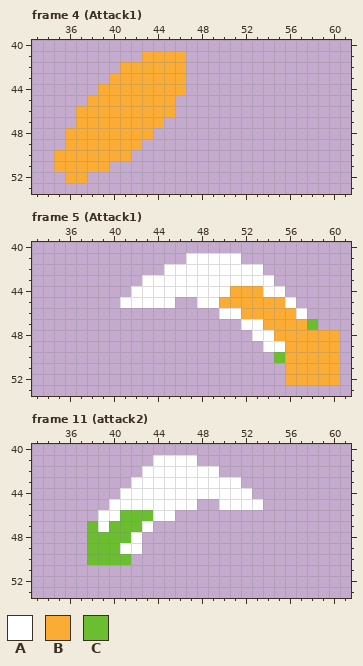
Pixel-art file -- Assets/Graphics/FireSpirit/FireSpritAssets.aseprite. That is the earlier state.
32x32 pixels, 13 frames. Shown: frame 4 (Attack1): x 33..61, y 40..53; frame 5 (Attack1): x 33..61, y 40..53; frame 11 (attack2): x 33..61, y 40..53. The old version is drawn lined up with the new one, on the new canvas. The commit also changed other frames, which this record leaves out.
Visible layers, top first: "fire", "sketch", "actionLayer".
Palette (. is transparent): A #ffffff  B #faac35  C #6abe30
Pixels before, frame 4 (Attack1), first column x 35:
41 ........BBBB
42 ......BBBBBB
43 .....BBBBBBB
44 ....BBBBBBBB
45 ...BBBBBBBB.
46 ..BBBBBBBBB.
47 ..BBBBBBBB..
48 .BBBBBBBB...
49 .BBBBBBB....
50 BBBBBBB.....
51 BBBBB.......
52 .BB.........
Pixels before, frame 5 (Attack1), first column x 41:
41 ......AAAAA.........
42 ....AAAAAAAAA.......
43 ..AAAAAAAAAAAA......
44 .AAAAAAAAABBBAA.....
45 AAAAA..AABBBBBBA....
46 .........AABBBBBA...
47 ...........AABBBBC..
48 ............AABBBBBB
49 .............AABBBBB
50 ..............CBBBBB
51 ...............BBBBB
52 ...............BBBBB
Pixels before, frame 11 (attack2), first column x 38:
41 ......AAAA......
42 .....AAAAAAA....
43 ....AAAAAAAAAA..
44 ...AAAAAAAAAAAA.
45 ..AAAAAAAA..AAAA
46 .AACCCAA........
47 CACCCA..........
48 CCCCA...........
49 CCCAA...........
50 CCCC............
New version:
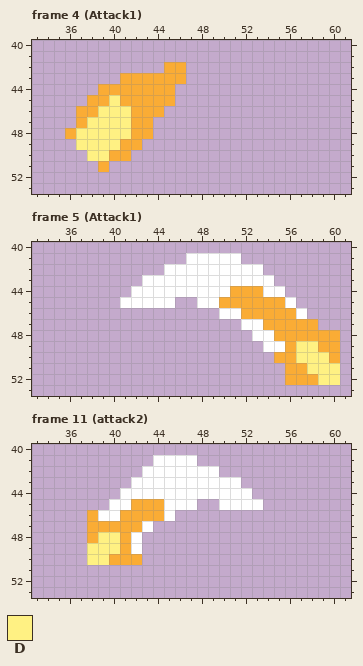
Colours new in this view: D #fff183
The edit:
canvas 32x32 -> 96x96, the old top-left corner now at 32,32
Changed rows in their new state; - is an unchanged pixel.
Frame 4 (Attack1):
first column x 35:
41 --------....
42 ------....--
43 -----.------
44 -----------.
45 -----D------
46 ----DDD---.-
47 ---DDDD--.--
48 --DDDDD-----
49 -.DDDD------
50 ...DD-------
51 ....--------
52 -..---------
Frame 5 (Attack1):
first column x 55:
47 ---B--
49 --DD--
50 B-DDD-
51 ---DDD
52 ----DD
Frame 11 (attack2):
first column x 38:
45 ----BBB
46 B--BBBB
47 BBBBB--
48 BDDB---
49 DDDB---
50 DDBBB--
